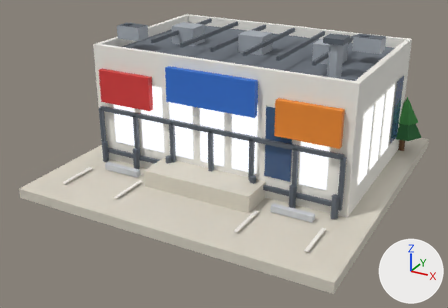
Renders of the glTF model public/models/19.glb from each side of a commit.
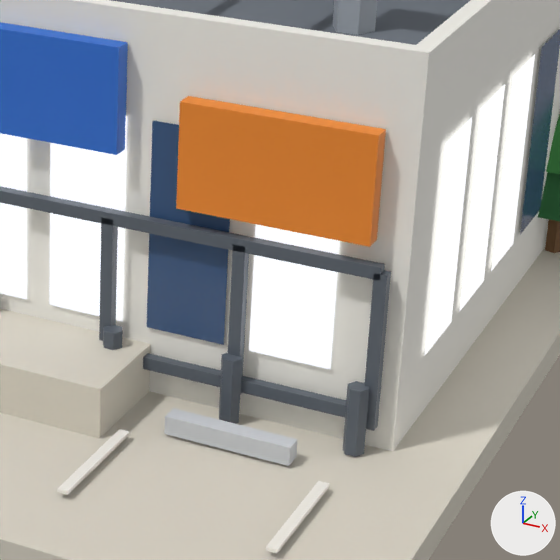
Each version appears first whole from a camera (50 mm lens) standing at (0.819, -1.607, 0.847) and looking at (-0.018, -0.085, 0.086), and next in a close-up on the part from 48% to 90% of the width and 21% to 83% of the height. Every picture has the same lights, and +X, +Y and +Z are marked at lower right. The last two pictures show the newer version. Vertices at exactly the same position are counted once.

In view in the first close-up: 'b19'.
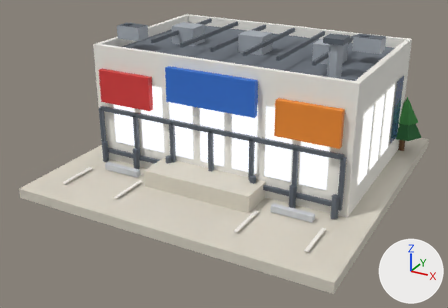
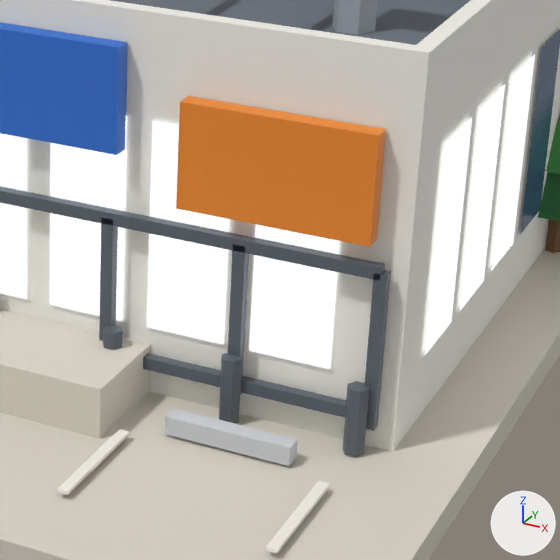
Location of each change, (x1, y1, x2, y2) in pixels of the close-ups (560 x 560 px; the box of a moved part takes in the faces that stretch with it):
```json
{"part": 1, "of": "me_b19", "change": "moved or reshaped", "before": [249, 224, 340, 369], "after": [147, 121, 230, 345]}
{"part": 2, "of": "me_b19", "change": "moved or reshaped", "after": [249, 54, 535, 369], "on screen": "not visible before"}
{"part": 3, "of": "me_b19", "change": "moved or reshaped", "before": [147, 29, 560, 355], "after": [520, 29, 560, 234]}
{"part": 4, "of": "me_b19", "change": "recoloured", "before": [147, 121, 230, 345], "on screen": "blue"}
```

The change, as JSON lines over the scene's bpy script:
```json
{"block": "me_b19", "where": "me_b19.from_pydata(...)  # 639 vertices, 754 faces; spans x -0.48..0.48, y -0.48..0.48, z 0.0..0.475"}
{"block": "me_b19", "where": "# used by ob_b19; location = (0.0, 0.0, 0.0)"}
{"block": "me_b19", "change": "me_b19 part 1: the loose piece of 4 vertices spanning x 0.269..0.348, y -0.188, z 0.098..0.302 is moved by (-0.103, 0.0, 0.0)"}
{"block": "me_b19", "change": "me_b19 part 2: 28 of 639 vertices moved; they spanned x -0.413..-0.064, y -0.122..0.348, z 0.098..0.302 and now span x -0.413..0.413, y -0.188..0.348, z 0.098..0.302; mean shift (0.471, -0.107, 0.0); largest move (-0.348, 0.348, 0.098) -> (0.348, -0.188, 0.098)"}
{"block": "me_b19", "change": "me_b19 part 3: 24 of 639 vertices moved; they spanned x 0.167..0.413, y -0.188..0.348, z 0.098..0.302 and now span x -0.413..0.413, y -0.122..0.348, z 0.098..0.302; mean shift (-0.361, 0.125, 0.0); largest move (0.413, 0.282, 0.098) -> (-0.413, -0.015, 0.098)"}
{"block": "me_b19", "change": "me_b19 part 4: all 2 faces centred in x 0.193..0.219, y -0.188, z 0.166..0.234 switch from mat_glass_dark to mat_glow_window"}
```
